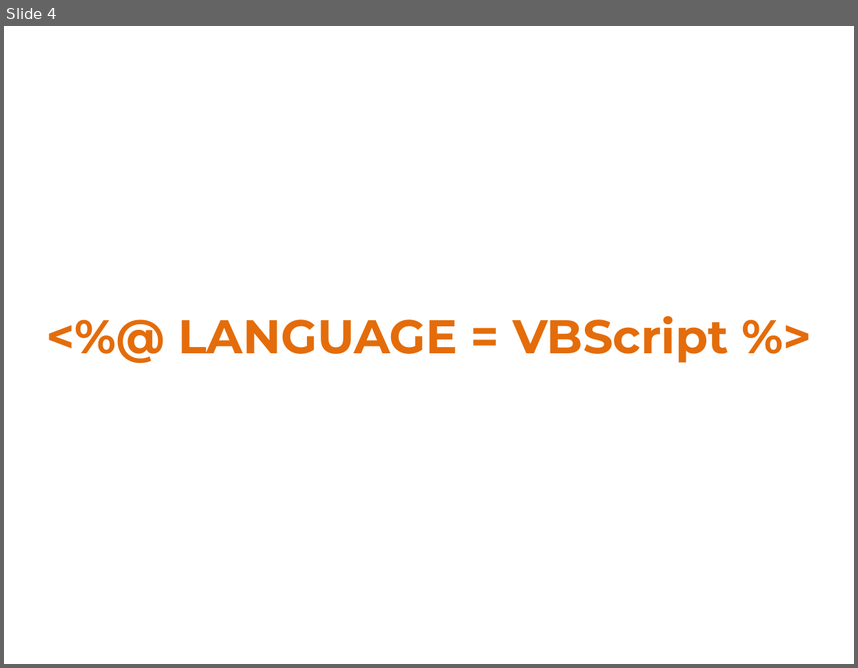
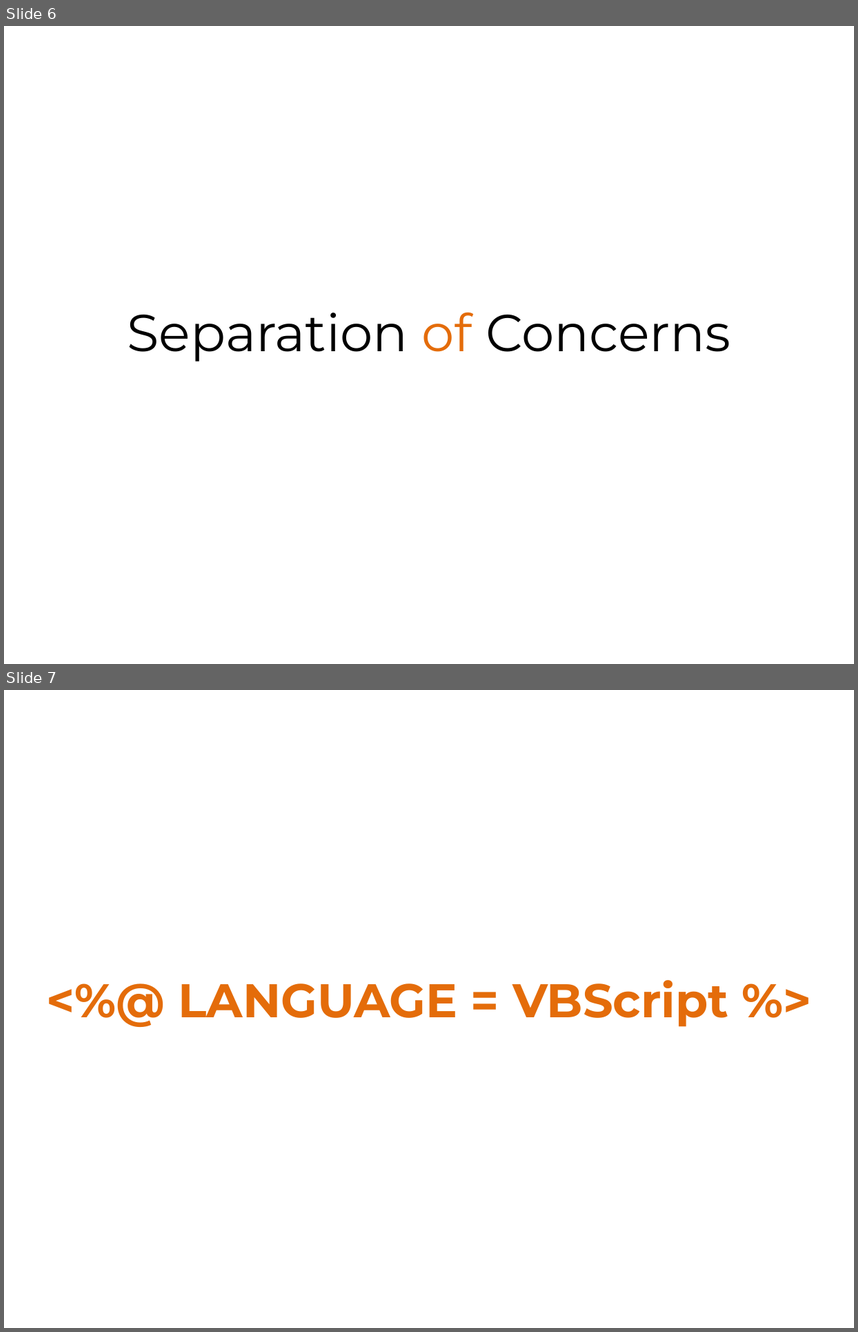
Before and after one commit to leebrandt/Presentations, a slide deck: MVP For Web Forms/MVP.pptx. Shown one above the other, each under a label of ours: slide 4 before the commit, slides 6 and 7 after it. The pictures are 858x668 and 858x1332 pixels, drawn with LibreOffice and Linux fonts; fonts in the diff are those of the drawing. Boxes give left, top, right and bottom in pixels: in the first picture for what was removed or moved away, otherwise in the second. Text is boxed around its words. In the diff, an @@ line names an element or a change of style, - is before the commit and + after.

```diff
--- a/MVP For Web Forms/MVP.pptx
+++ b/MVP For Web Forms/MVP.pptx
@@ slide 6 added at [4,26,854,664], background #FFFFFF @@
@@ text added at [127,312,731,361], 44 pt, text #000000 @@
+Separation of Concerns
@@ what was slide 4 is now slide 7 @@
```
Also in this commit, not shown: 6 slides changed, 7 other slides added, 1 slide removed, 2 other files.
